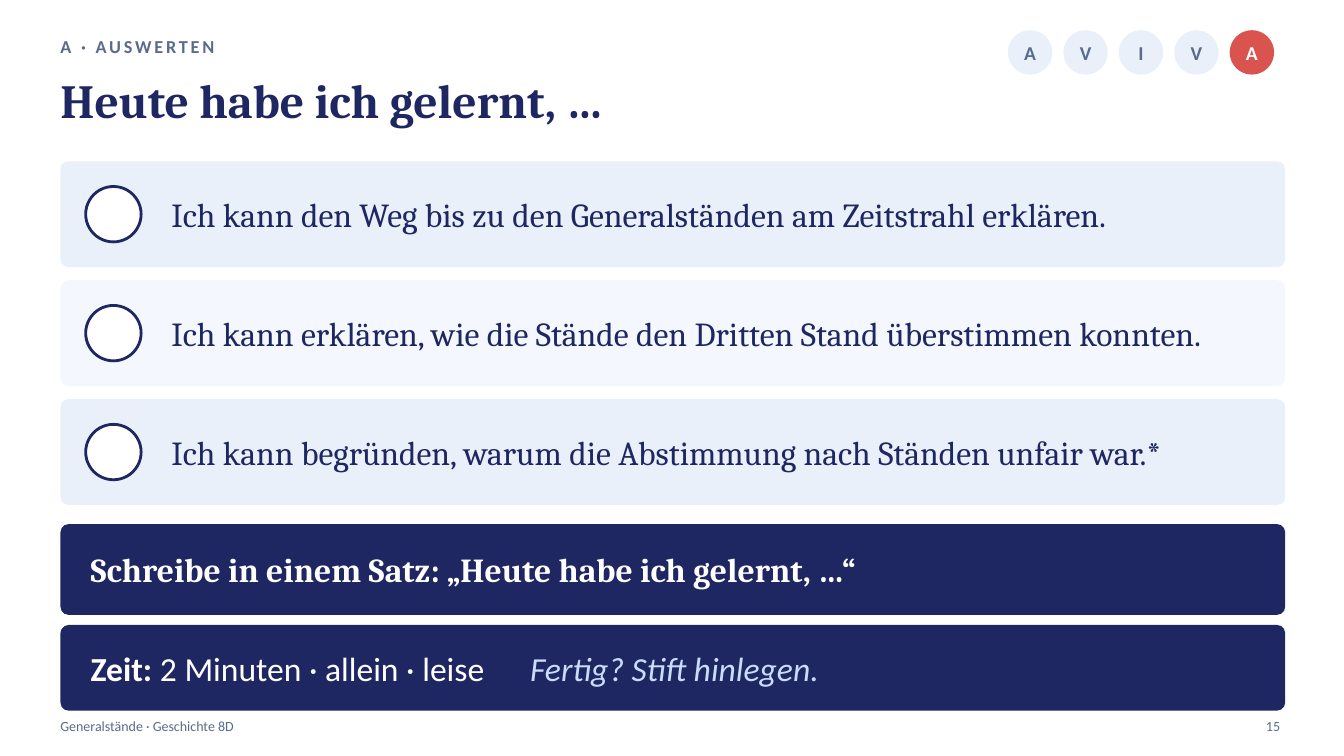
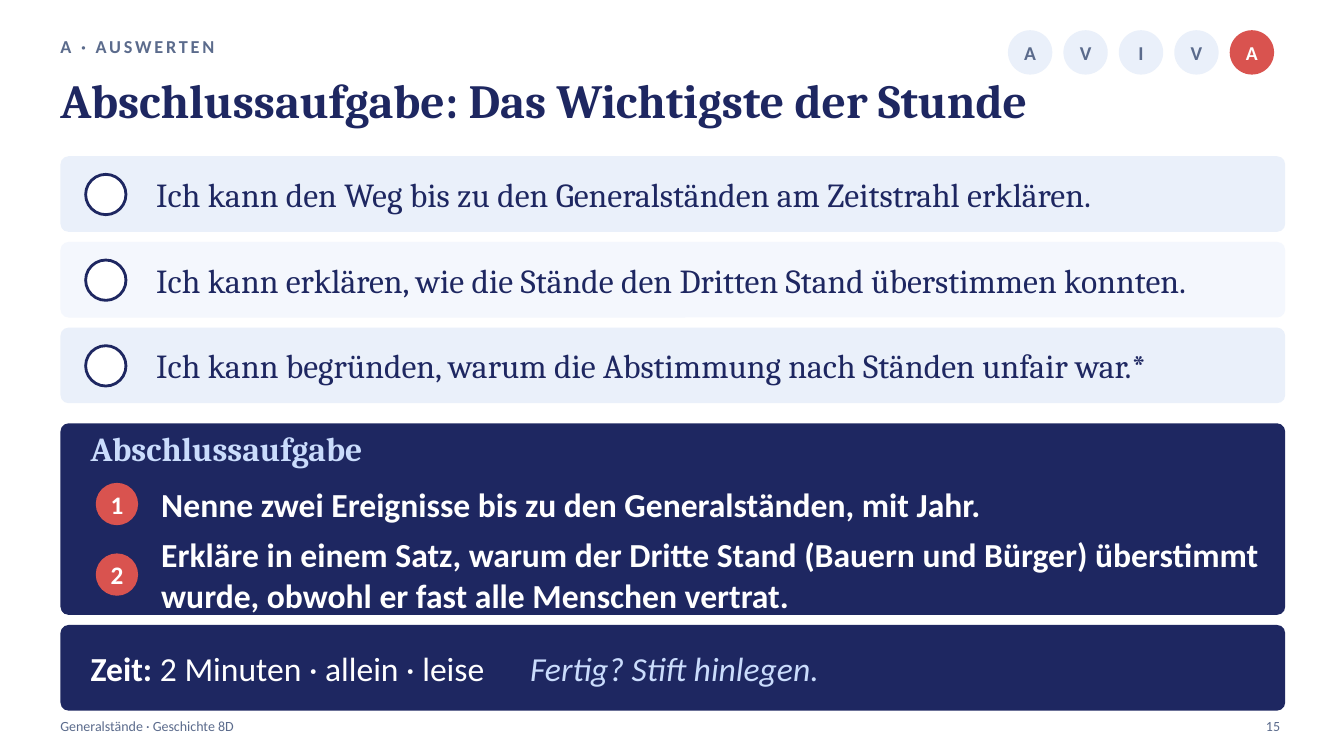
Before and after one commit to golzkonstantin-gif/Schule, a slide deck: slide 15 of Geschichte_8D/Generalstaende/Praesentation_Generalstaende_8D.pptx. Drawn at 1344x756 pixels with LibreOffice and Linux fonts; fonts in the diff are those of the drawing. Boxes give left, top, right and bottom in pixels: in the first picture for what was removed or moved away, otherwise in the second. Text is boxed around its words. In the diff, an @@ line names an element or a change of style, - is before the commit and + after.

```diff
--- a/Geschichte_8D/Generalstaende/Praesentation_Generalstaende_8D.pptx
+++ b/Geschichte_8D/Generalstaende/Praesentation_Generalstaende_8D.pptx
@@ text at box(60, 84, 1027, 128): text changed @@
-Heute habe ich gelernt, …
+Abschlussaufgabe: Das Wichtigste der Stunde
@@ rounded rectangle: place and size @@
-rounded rectangle at box(60, 161, 1286, 267)
+rounded rectangle at box(60, 156, 1286, 232)
@@ ellipse: place and size @@
-ellipse at box(86, 187, 141, 242)
+ellipse at box(86, 174, 126, 215)
@@ text "Ich kann den Weg bis ...": place and size @@
-text "Ich kann den Weg bis ..." at box(171, 203, 1106, 235)
+text "Ich kann den Weg bis ..." at box(156, 183, 1091, 215)
@@ rounded rectangle: place and size @@
-rounded rectangle at box(60, 280, 1286, 386)
+rounded rectangle at box(60, 242, 1286, 318)
@@ ellipse: place and size @@
-ellipse at box(86, 306, 141, 361)
+ellipse at box(86, 260, 126, 300)
@@ text "Ich kann erklären, wie die ...": place and size @@
-text "Ich kann erklären, wie die ..." at box(171, 322, 1201, 351)
+text "Ich kann erklären, wie die ..." at box(156, 269, 1186, 298)
@@ proportions changed in 4 elements at box(60, 156, 1286, 232), box(60, 242, 1286, 318), box(60, 423, 1286, 615), box(60, 328, 1286, 403) @@
@@ rounded rectangle: place and size @@
-rounded rectangle at box(60, 399, 1286, 505)
+rounded rectangle at box(60, 328, 1286, 403)
@@ text "Ich kann begründen, warum die ...": place and size @@
-text "Ich kann begründen, warum die ..." at box(171, 441, 1161, 473)
+text "Ich kann begründen, warum die ..." at box(156, 354, 1146, 386)
@@ ellipse: place and size @@
-ellipse at box(86, 424, 141, 480)
+ellipse at box(86, 346, 126, 386)
@@ rounded rectangle: place and size @@
-rounded rectangle at box(60, 524, 1286, 615)
+rounded rectangle at box(60, 423, 1286, 615)
@@ text at box(91, 437, 363, 469): text changed; text colour #FFFFFF to #CADCFC @@
-Schreibe in einem Satz: „Heute habe ich gelernt, …“
+Abschlussaufgabe
@@ ellipse added at box(96, 483, 138, 525), fill #D9534F @@
@@ text added at box(111, 497, 124, 514), 18 pt, text #FFFFFF, bold @@
+1
@@ text added at box(161, 493, 981, 523), 24 pt, text #FFFFFF, bold @@
+Nenne zwei Ereignisse bis zu den Generalständen, mit Jahr.
@@ ellipse added at box(96, 554, 138, 596), fill #D9534F @@
@@ text added at box(111, 567, 124, 584), 18 pt, text #FFFFFF, bold @@
+2
@@ text added at box(161, 542, 1258, 616), 24 pt, text #FFFFFF, bold @@
+Erkläre in einem Satz, warum der Dritte Stand (Bauern und Bürger) überstimmt wurde, obwohl er fast alle Menschen vertrat.
```
Also in this commit, not shown: 7 other files.
